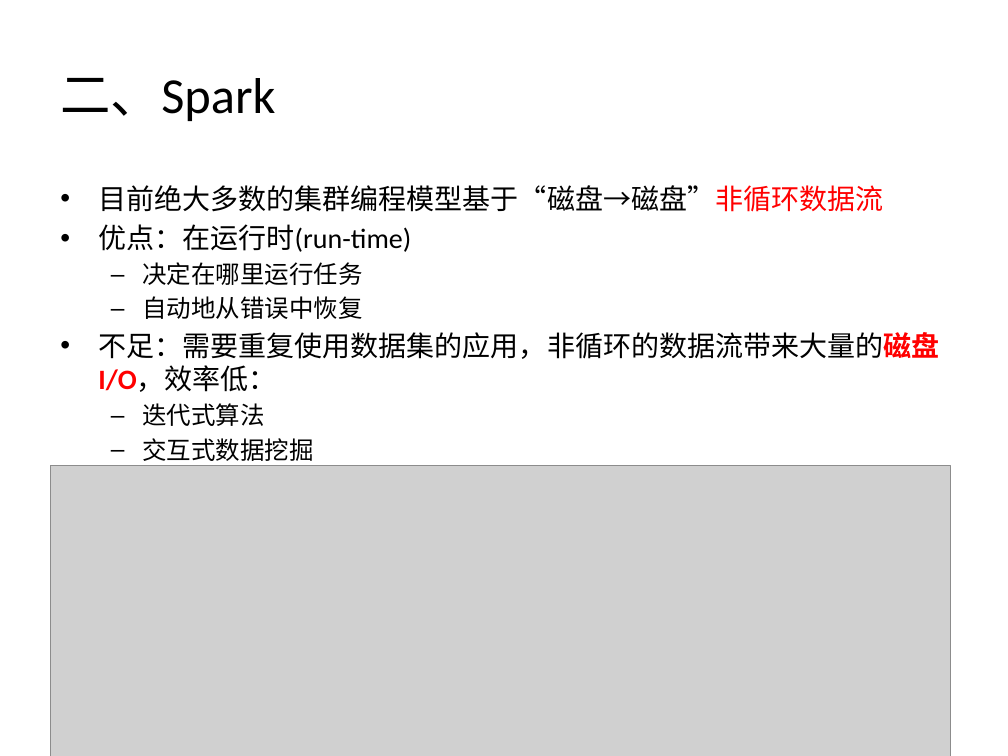
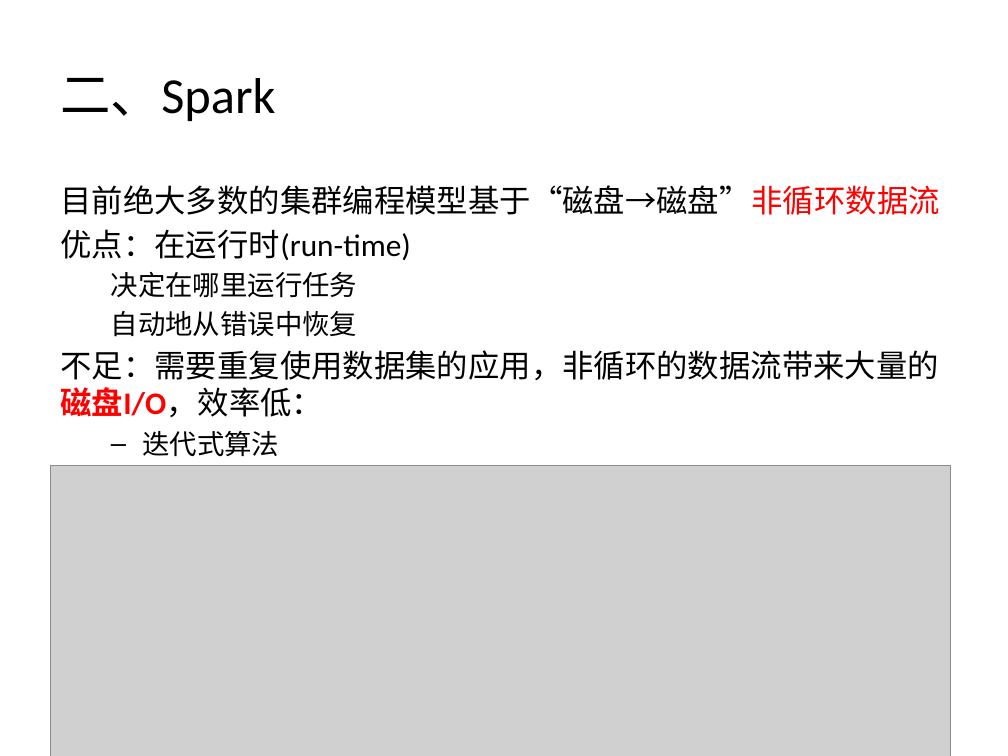
Before and after one commit to wuxingdexian/seminar, a slide deck: slide 7 of Shark SQL and Rich Analytics at Scale.pptx. Drawn at 1008x756 pixels with LibreOffice and Linux fonts; fonts in the diff are those of the drawing; grey boxes stand for pictures. Boxes give left, top, right and bottom in pixels: in the first picture for what was removed or moved away, otherwise in the second. Text is boxed around its words. In the diff, an @@ line names an element or a change of style, - is before the commit and + after.

```diff
--- a/Shark SQL and Rich Analytics at Scale.pptx
+++ b/Shark SQL and Rich Analytics at Scale.pptx
@@ text "目前绝大多数的集群编程模型基于“磁盘→磁盘”非循环数据流" at box(60, 185, 939, 466): size 20 to 22.4 pt in "目前绝大多数的集群编程模型基于“磁盘→磁盘”非循环数据流", "优点：在运行时(run-time)", "不足：需要重复使用数据集的应用，非循环的数据流带来大量的磁盘I/O，效率低："; size 17.5 to 19.6 pt in "决定在哪里运行任务", "自动地从错误中恢复", "迭代式算法", "交互式数据挖掘"; bullet • to none; bullet – to none @@
```
Also in this commit, not shown: 6 other slides changed.
